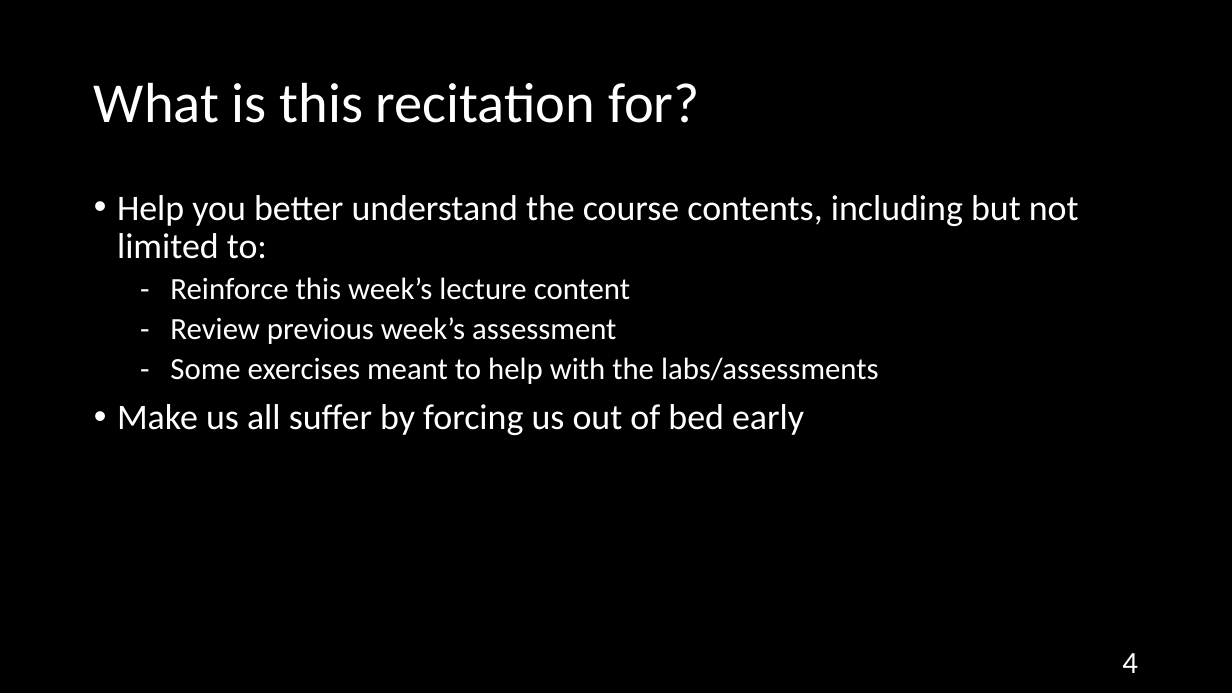
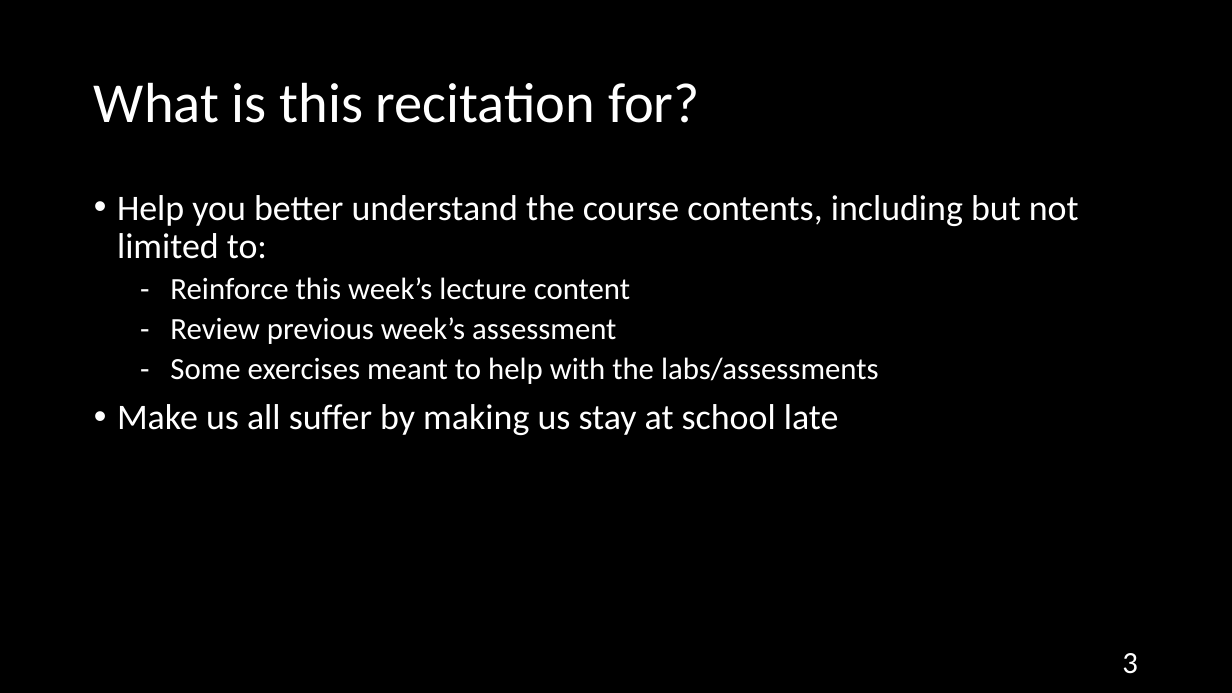
Before and after one commit to NYU-CSO/nyu-cso.github.io, a slide deck: slide 3 of rec-notes/r01.pptx (slide 4 before the commit). Drawn at 1232x693 pixels with LibreOffice and Linux fonts; fonts in the diff are those of the drawing. Boxes give left, top, right and bottom in pixels: in the first picture for what was removed or moved away, otherwise in the second. Text is boxed around its words. In the diff, an @@ line names an element or a change of style, - is before the commit and + after.

```diff
--- a/rec-notes/r01.pptx
+++ b/rec-notes/r01.pptx
@@ text at <box>117,404,839,435</box>: text changed @@
-• Make us all suffer by forcing us out of bed early
+• Make us all suffer by making us stay at school late
@@ page number at <box>1122,653,1138,674</box>: text changed @@
-4
+3
```
Also in this commit, not shown: 8 other slides changed, 1 slide added, 3 slides removed, 1 other file.
